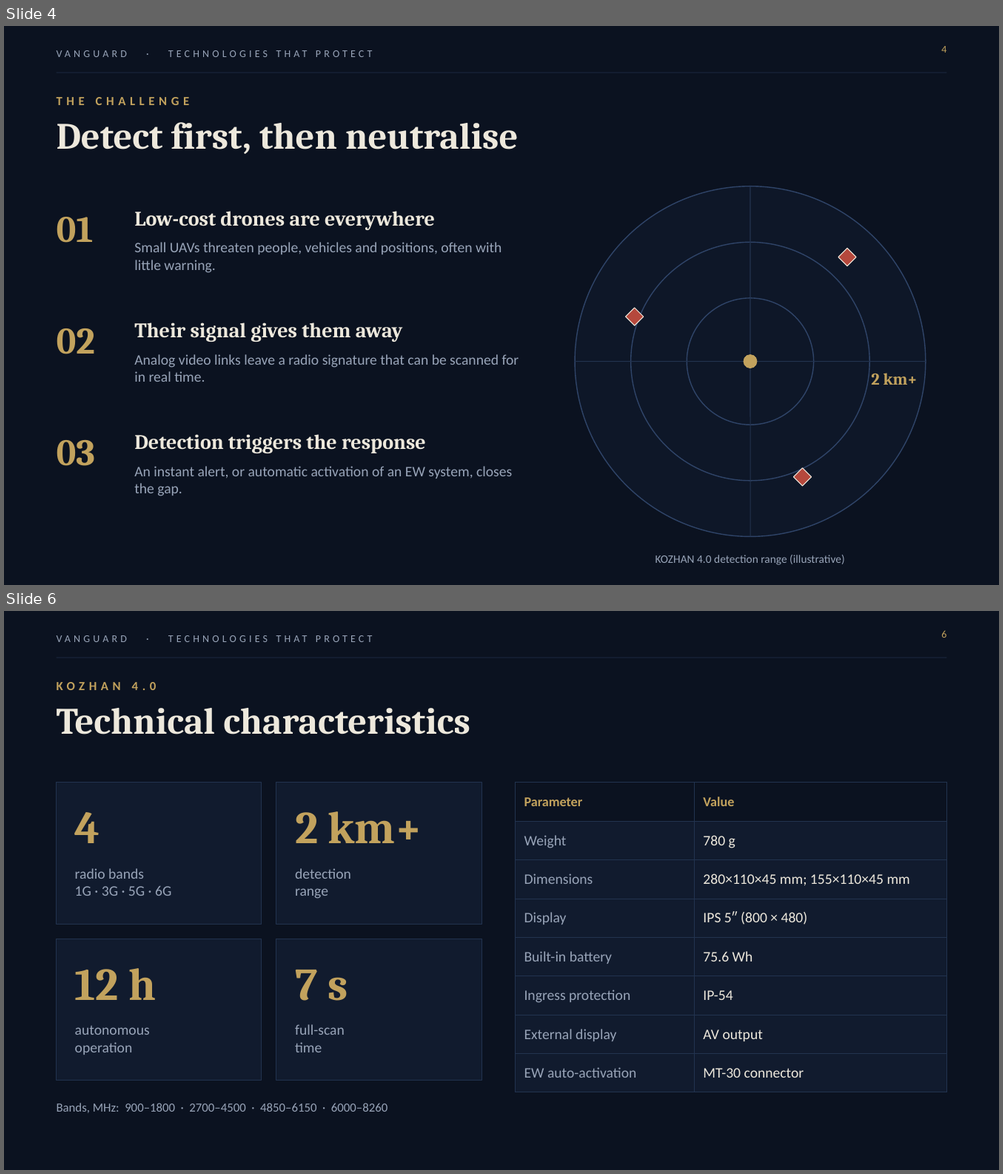
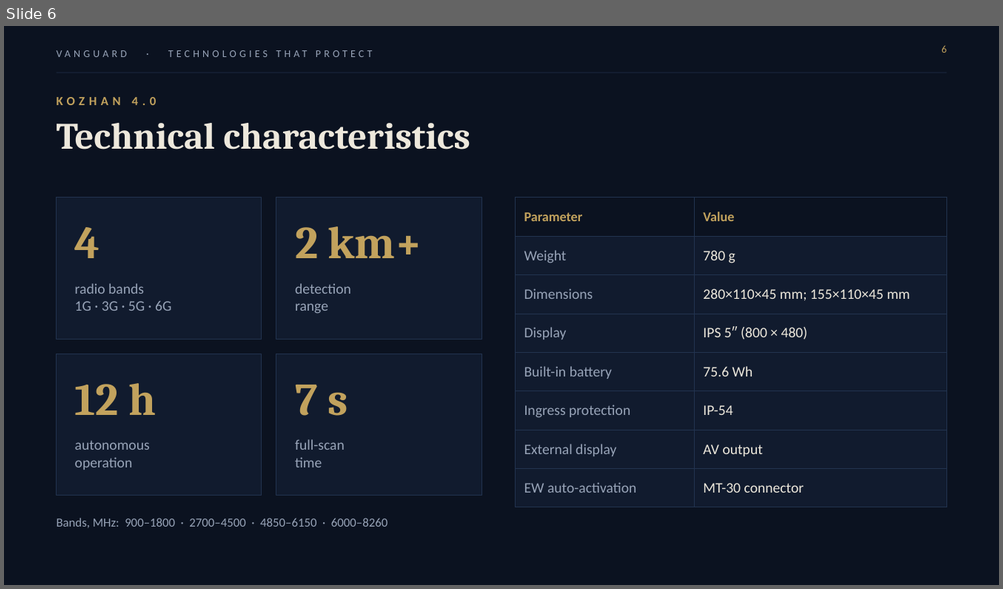
Before and after one commit to Orangepranik/presentation-vanguard, a slide deck: Vanguard_Investor_Presentation_Norway.pptx. Shown one above the other, each under a label of ours: slides 4 and 6 before the commit, slide 6 after it; the slides between them are not shown. The pictures are 1003x1174 and 1003x589 pixels, drawn with LibreOffice and Linux fonts; fonts in the diff are those of the drawing; background and template pictures are left out. Boxes give left, top, right and bottom in pixels: in the first picture for what was removed or moved away, otherwise in the second. Text is boxed around its words. In the diff, an @@ line names an element or a change of style, - is before the commit and + after.

```diff
--- a/Vanguard_Investor_Presentation_Norway.pptx
+++ b/Vanguard_Investor_Presentation_Norway.pptx
@@ slide 4 removed at (4, 26, 999, 585), background #0B1220; not listed: 2 template elements that a slide beside it also shows @@
@@ page number removed at (941, 46, 946, 53) @@
-4
@@ text removed at (57, 97, 190, 105) @@
-THE CHALLENGE
@@ text removed at (57, 122, 518, 154) @@
-Detect first, then neutralise
@@ ellipse removed at (575, 187, 925, 537) @@
@@ line removed from (750, 187) to (750, 537) @@
@@ text removed at (57, 217, 94, 243) @@
-01
@@ text removed at (134, 211, 435, 230) @@
-Low-cost drones are everywhere
@@ text removed at (134, 242, 501, 273) @@
-Small UAVs threaten people, vehicles and positions, often with little warning.
@@ ellipse removed at (631, 242, 870, 481) @@
@@ diamond removed at (838, 248, 856, 266) @@
@@ diamond removed at (626, 308, 643, 326) @@
@@ ellipse removed at (687, 298, 814, 425) @@
@@ text removed at (57, 329, 95, 355) @@
-02
@@ text removed at (134, 323, 403, 342) @@
-Their signal gives them away
@@ text removed at (134, 355, 519, 382) @@
-Analog video links leave a radio signature that can be scanned for in real time.
@@ ellipse removed at (743, 355, 757, 369) @@
@@ line removed from (575, 362) to (925, 362) @@
@@ text removed at (871, 373, 917, 385) @@
-2 km+
@@ text removed at (57, 440, 95, 466) @@
-03
@@ text removed at (134, 434, 426, 454) @@
-Detection triggers the response
@@ text removed at (134, 466, 512, 497) @@
-An instant alert, or automatic activation of an EW system, closes the gap.
@@ diamond removed at (794, 469, 811, 486) @@
@@ text removed at (655, 555, 845, 565) @@
-KOZHAN 4.0 detection range (illustrative)
```
Also in this commit, not shown: 4 slides changed, 5 slides added, 4 other slides removed, 1 other file.
